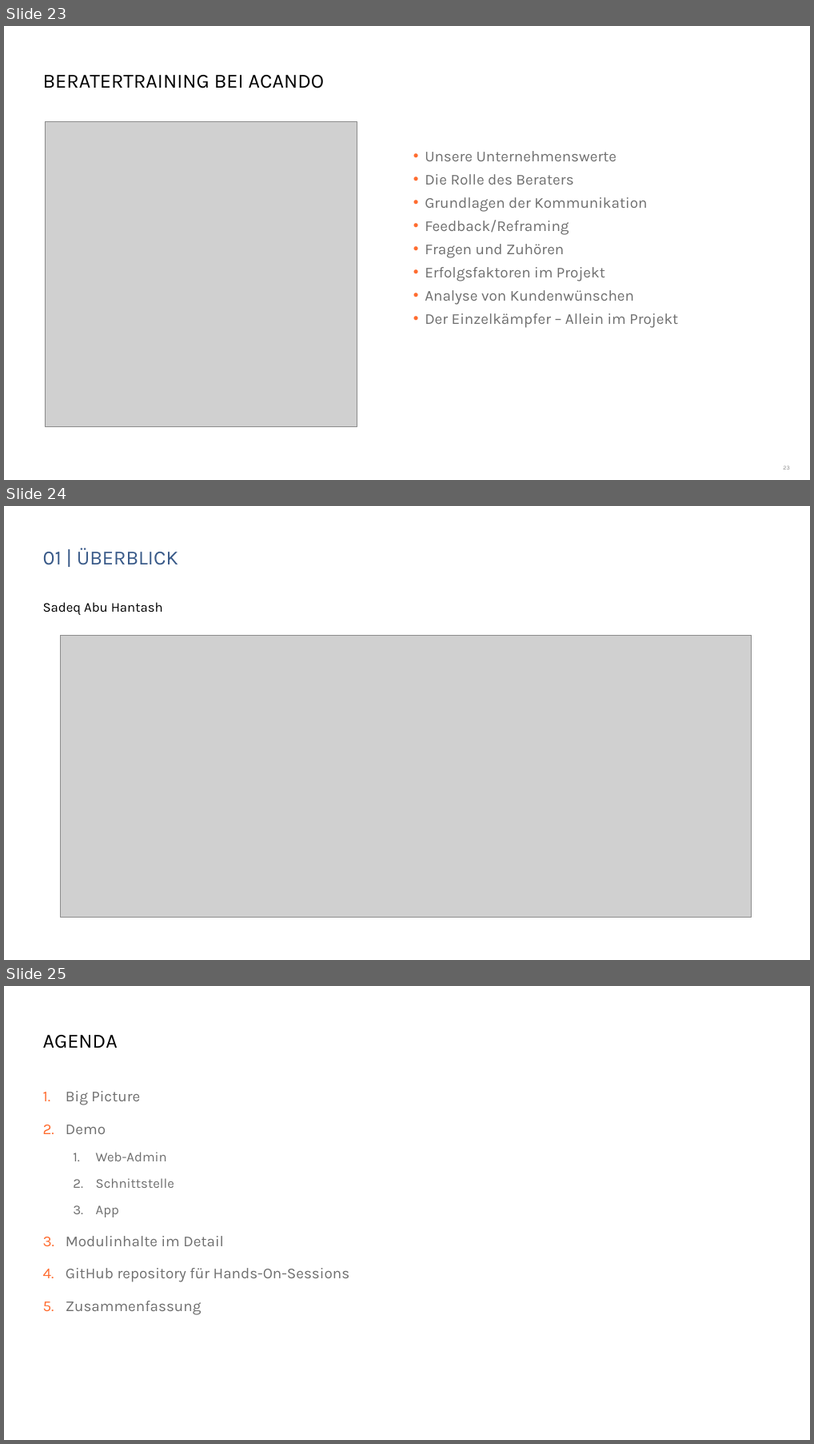
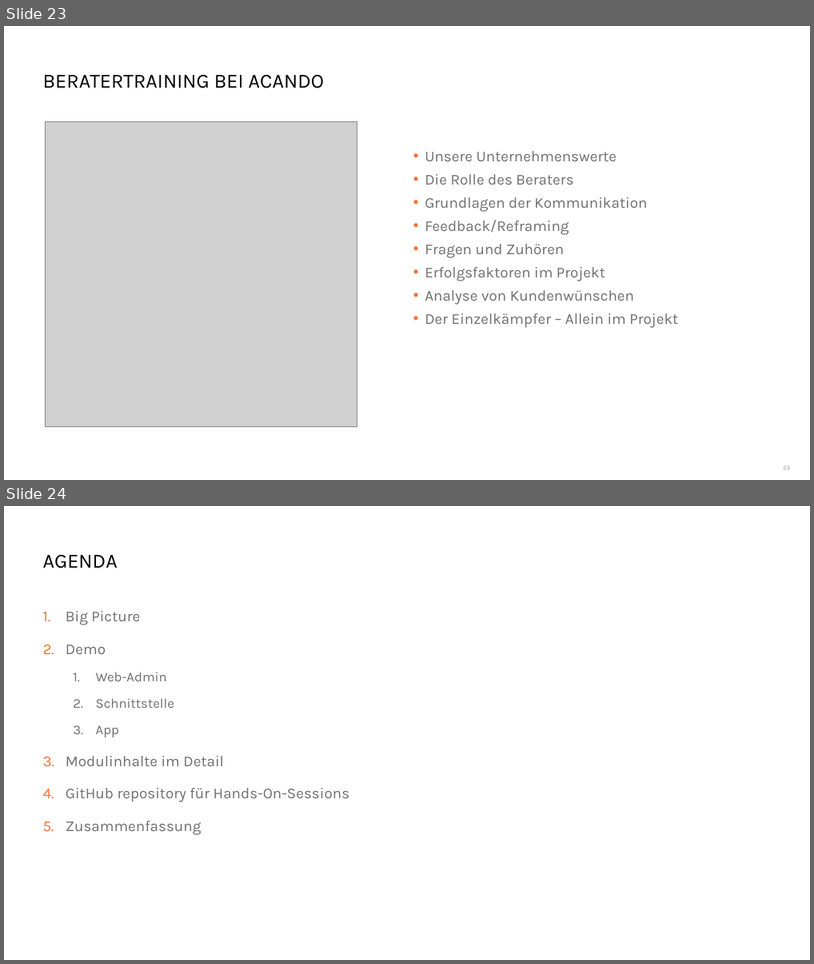
Before and after one commit to danielbeckmann/DotNETJumpStart, a slide deck: 01. Überblick/Überblick Workshop.pptx. Shown one above the other, each under a label of ours: slides 23, 24 and 25 before the commit, slides 23 and 24 after it. The pictures are 814x1444 and 814x964 pixels, drawn with LibreOffice and Linux fonts; fonts in the diff are those of the drawing; grey boxes stand for pictures; background and template pictures are left out. Boxes give left, top, right and bottom in pixels: in the first picture for what was removed or moved away, otherwise in the second. Text is boxed around its words. In the diff, an @@ line names an element or a change of style, - is before the commit and + after.

```diff
--- a/01. Überblick/Überblick Workshop.pptx
+++ b/01. Überblick/Überblick Workshop.pptx
@@ slide 24 removed at (x1=4, y1=506, x2=810, y2=960), background #FFFFFF @@
@@ title removed at (x1=43, y1=548, x2=178, y2=565) @@
-01 | ÜBERBLICK
@@ subtitle removed at (x1=43, y1=602, x2=163, y2=615) @@
-Sadeq Abu Hantash
@@ picture removed at (x1=60, y1=635, x2=752, y2=916) @@
@@ what was slide 25 is now slide 24 @@
```
Also in this commit, not shown: 5 slides changed, 1 slide added, 2 other slides removed.
